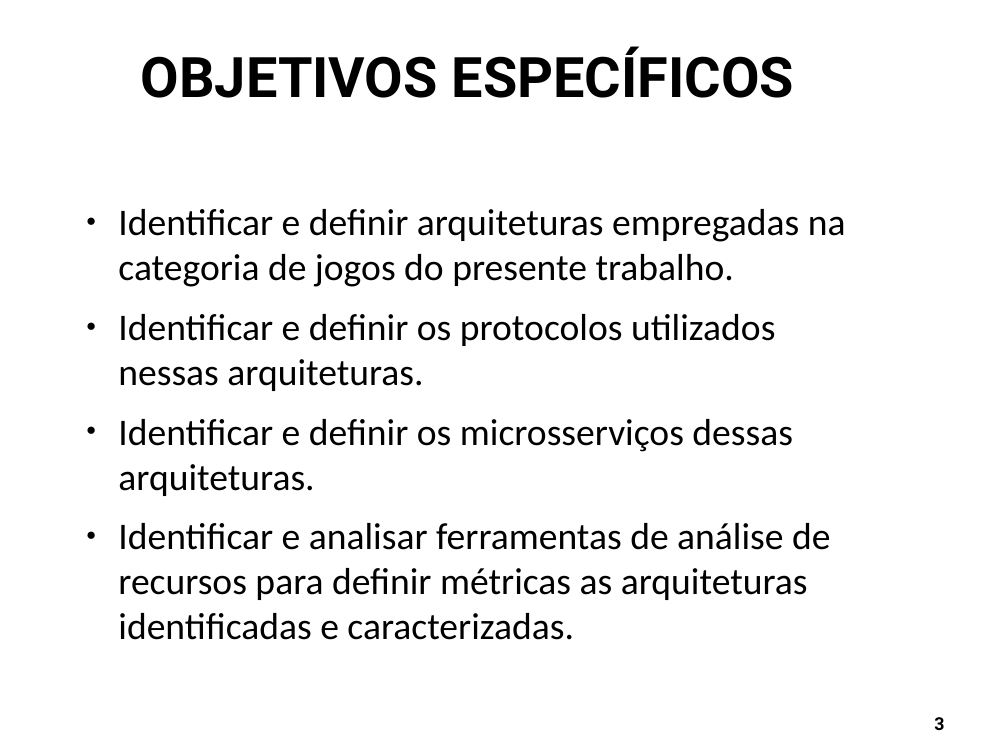
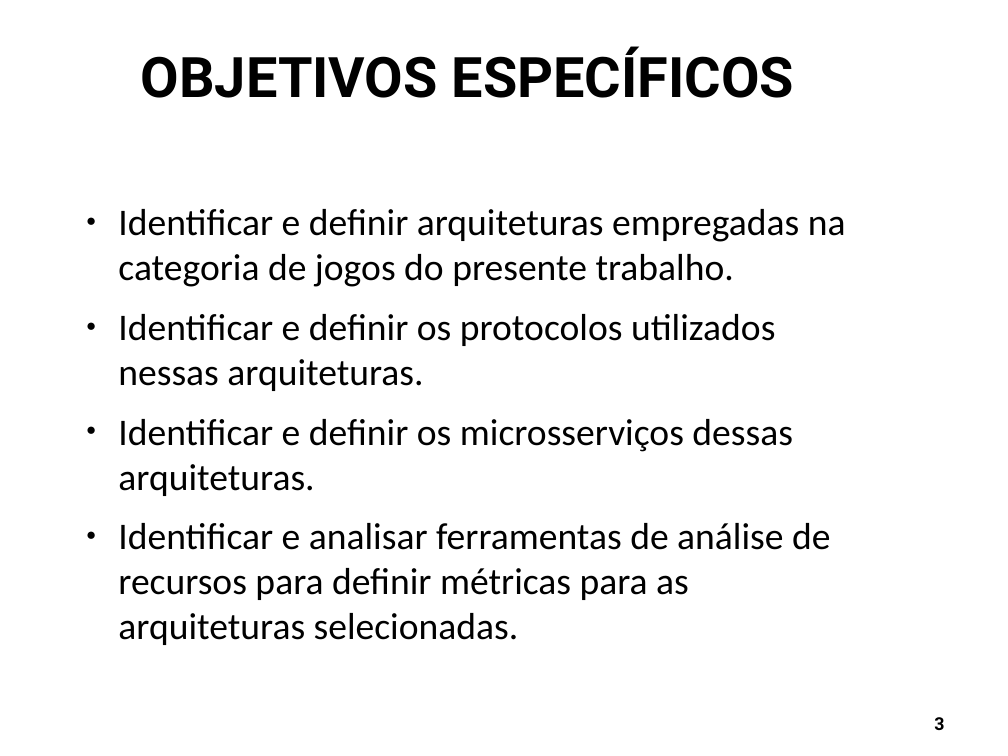
Before and after one commit to Schweigert/TCC, a slide deck: slide 3 of tcc/Apresentacao/apresentacao_tcc1.odp. Drawn at 1008x756 pixels with LibreOffice and Linux fonts; fonts in the diff are those of the drawing; background and template pictures are left out. Boxes give left, top, right and bottom in pixels: in the first picture for what was removed or moved away, otherwise in the second. Text is boxed around its words. In the diff, an @@ line names an element or a change of style, - is before the commit and + after.

```diff
--- a/tcc/Apresentacao/apresentacao_tcc1.odp
+++ b/tcc/Apresentacao/apresentacao_tcc1.odp
@@ text at box(118, 523, 830, 645): text changed @@
-● Identificar e analisar ferramentas de análise de recursos para definir métricas as arquiteturas identificadas e caracterizadas.
+● Identificar e analisar ferramentas de análise de recursos para definir métricas para as arquiteturas selecionadas.
```
Also in this commit, not shown: 17 other slides changed, 3 slides removed, 4 other files.
